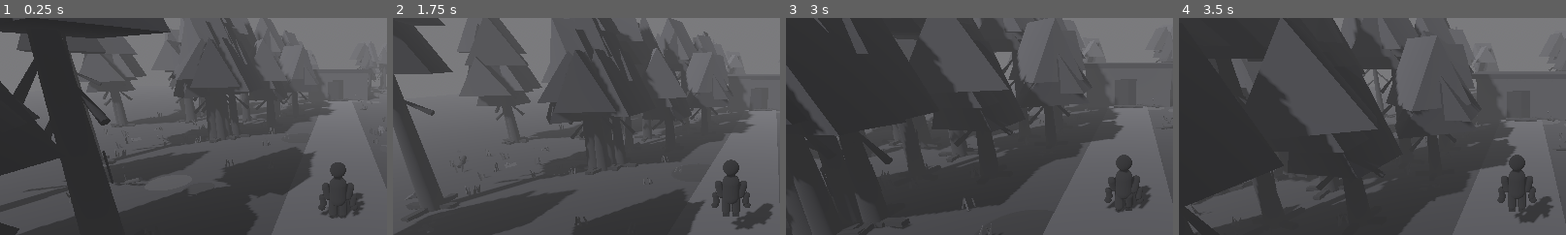
Above: before the commit, frames 1-4 (left to right).
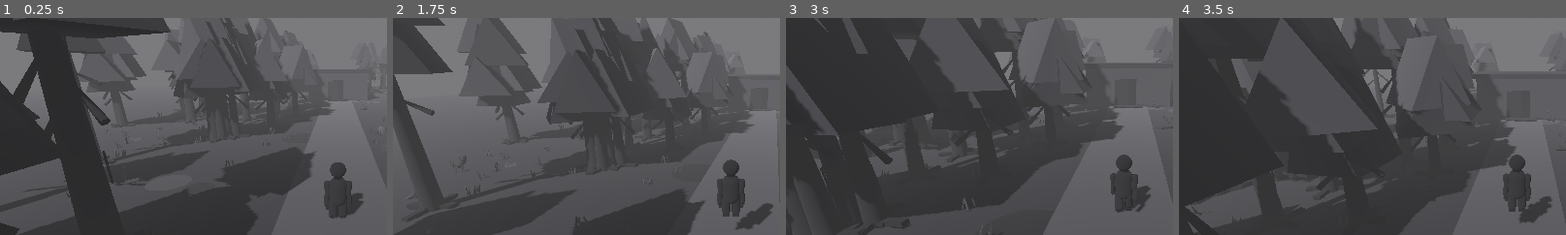
Above: after the commit, the same moments.

Repository: leto98/Monochrome
Game: Godot game, scene res://scenes/main.tscn
Two runs of this game, one before a commit and one after it. Both use one fixed random seed, a clock stepped at 60 frames per second and the inputs below.
Inputs (mouse positions are % of the whole screen's width and height, from its top left):
- Up to frame 1 (0.25 s): no input
- Up to frame 2 (1.75 s): tap Enter at 0.5, 1.35 s; move the mouse to (55, 50) at 0.52 s; hold W from 0.53 s (still down); tap E at 0.6 s; tap Space at 0.77, 1.52 s; move the mouse to (45, 50) at 1.27 s
- Up to frame 3 (3 s): keep holding W; move the mouse to (52, 48) at 2.02 s; hold Shift 2.03-2.78 s; move the mouse to (49, 52) at 2.77 s; tap E at 2.85 s
- Up to frame 4 (3.5 s): keep holding W; tap Space at 3.02 s
The pictures show only the part of the screen within x 6-56%, y 18-68%; the shares and areas given below are measured in that part.

The runs differ from the first frame. In frame 1, 0.3% of the frame differs, in the area x 82-95%, y 75-92%; in frame 2, 0.4%, in the area x 82-98%, y 74-96%; in frame 3, 0.3%; in frame 4, 0.4%.

Commit message:
Fix human character hand shape and connected arm hierarchy

Diff:
--- a/scripts/main.gd
+++ b/scripts/main.gd
@@ -382,39 +382,76 @@
 	head.material_override = skin
 	player.add_child(head)
 
-	# Slightly tapered upper arms and forearms create a child-like silhouette.
+	# Build each arm as a connected hierarchy so the wrist and hand follow the forearm.
+	# The hand is a simple palm with short fingers and a thumb, readable in silhouette.
 	var upper_arm_mesh := CapsuleMesh.new()
-	upper_arm_mesh.radius = 0.105
-	upper_arm_mesh.height = 0.48
+	upper_arm_mesh.radius = 0.09
+	upper_arm_mesh.height = 0.44
 	var forearm_mesh := CapsuleMesh.new()
-	forearm_mesh.radius = 0.085
-	forearm_mesh.height = 0.36
+	forearm_mesh.radius = 0.072
+	forearm_mesh.height = 0.34
+	var palm_mesh := CapsuleMesh.new()
+	palm_mesh.radius = 0.052
+	palm_mesh.height = 0.15
+	var finger_mesh := CapsuleMesh.new()
+	finger_mesh.radius = 0.014
+	finger_mesh.height = 0.075
+	var thumb_mesh := CapsuleMesh.new()
+	thumb_mesh.radius = 0.017
+	thumb_mesh.height = 0.07
 	for side in [-1.0, 1.0]:
-		var upper_arm := MeshInstance3D.new()
+		var upper_arm := Node3D.new()
 		upper_arm.name = "UpperArm_%s" % ("L" if side < 0 else "R")
-		upper_arm.mesh = upper_arm_mesh
-		upper_arm.position = Vector3(side * 0.29, -0.12, 0)
-		upper_arm.rotation.z = side * deg_to_rad(-14.0)
-		upper_arm.material_override = clothes
+		upper_arm.position = Vector3(side * 0.23, 0.15, 0.0)
 		player.add_child(upper_arm)
 
-		var forearm := MeshInstance3D.new()
+		var upper_arm_visual := MeshInstance3D.new()
+		upper_arm_visual.name = "UpperArmMesh"
+		upper_arm_visual.mesh = upper_arm_mesh
+		upper_arm_visual.position = Vector3(side * 0.035, -0.19, 0.0)
+		upper_arm_visual.rotation.z = side * deg_to_rad(-5.0)
+		upper_arm_visual.material_override = clothes
+		upper_arm.add_child(upper_arm_visual)
+
+		var forearm := Node3D.new()
 		forearm.name = "Forearm_%s" % ("L" if side < 0 else "R")
-		forearm.mesh = forearm_mesh
-		forearm.position = Vector3(side * 0.40, -0.39, -0.015)
-		forearm.rotation.z = side * deg_to_rad(-8.0)
-		forearm.material_override = clothes
-		player.add_child(forearm)
-
-		var hand := MeshInstance3D.new()
+		forearm.position = Vector3(side * 0.055, -0.36, 0.0)
+		upper_arm.add_child(forearm)
+
+		var forearm_visual := MeshInstance3D.new()
+		forearm_visual.name = "ForearmMesh"
+		forearm_visual.mesh = forearm_mesh
+		forearm_visual.position = Vector3(side * 0.008, -0.145, -0.005)
+		forearm_visual.material_override = clothes
+		forearm.add_child(forearm_visual)
+
+		var hand := Node3D.new()
 		hand.name = "Hand_%s" % ("L" if side < 0 else "R")
-		var hand_mesh := SphereMesh.new()
-		hand_mesh.radius = 0.095
-		hand_mesh.height = 0.17
-		hand.mesh = hand_mesh
-		hand.position = Vector3(side * 0.43, -0.59, -0.015)
-		hand.material_override = hands_material
-		player.add_child(hand)
+		hand.position = Vector3(0.0, -0.30, -0.005)
+		forearm.add_child(hand)
+
+		var palm := MeshInstance3D.new()
+		palm.name = "Palm"
+		palm.mesh = palm_mesh
+		palm.position = Vector3(0.0, -0.025, 0.0)
+		palm.material_override = hands_material
+		hand.add_child(palm)
+
+		for finger_index in range(3):
+			var finger := MeshInstance3D.new()
+			finger.name = "Finger_%d" % finger_index
+			finger.mesh = finger_mesh
+			finger.position = Vector3((float(finger_index) - 1.0) * 0.032, -0.105, 0.0)
+			finger.material_override = hands_material
+			hand.add_child(finger)
+
+		var thumb := MeshInstance3D.new()
+		thumb.name = "Thumb"
+		thumb.mesh = thumb_mesh
+		thumb.position = Vector3(side * 0.052, -0.035, 0.005)
+		thumb.rotation.z = -side * deg_to_rad(48.0)
+		thumb.material_override = hands_material
+		hand.add_child(thumb)
 
 	# Separate legs and small feet make the stance clear from a distance.
 	var leg_mesh := CapsuleMesh.new()
